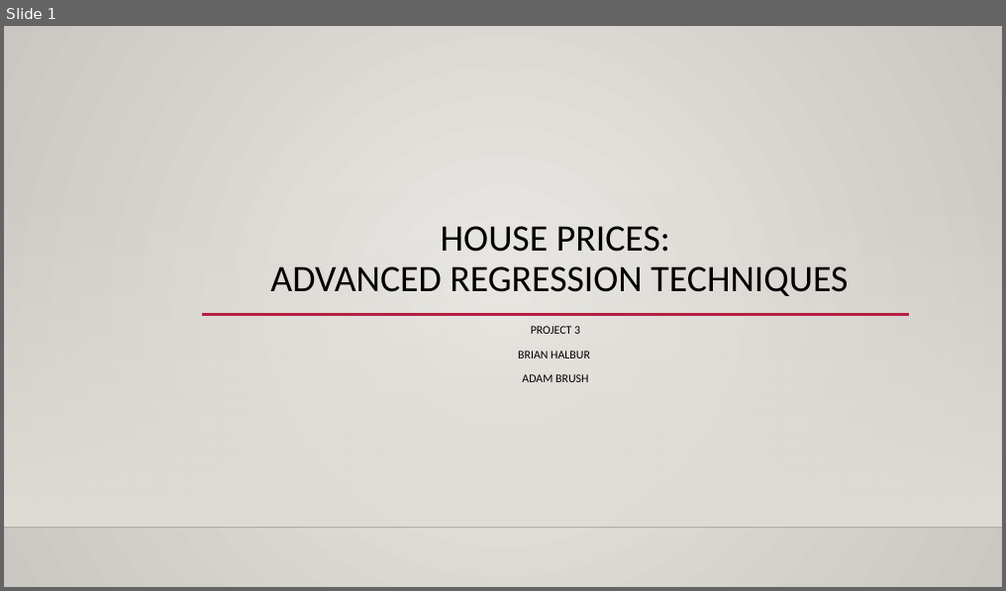
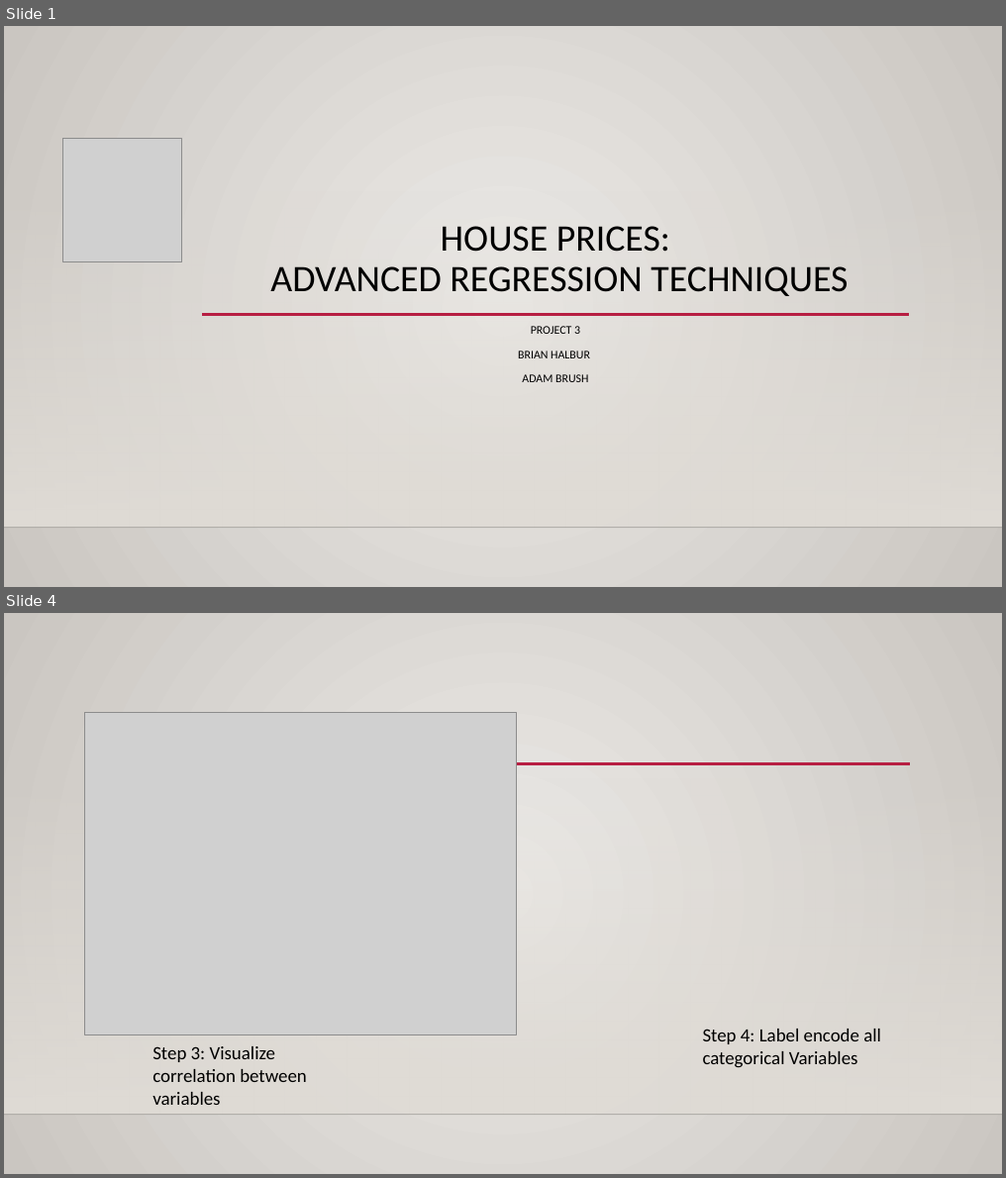
Before and after one commit to bhalbur/AmesData, a slide deck: powerpoint/project3_presentation.pptx. Shown one above the other, each under a label of ours: slide 1 before the commit, slides 1 and 4 after it; the slides between them are not shown. The pictures are 1006x591 and 1006x1178 pixels, drawn with LibreOffice and Linux fonts; fonts in the diff are those of the drawing; grey boxes stand for pictures; background and template pictures are left out. Boxes give left, top, right and bottom in pixels: in the first picture for what was removed or moved away, otherwise in the second. Text is boxed around its words. In the diff, an @@ line names an element or a change of style, - is before the commit and + after.

```diff
--- a/powerpoint/project3_presentation.pptx
+++ b/powerpoint/project3_presentation.pptx
@@ slide 4 added at bbox=[4, 613, 1002, 1174], background gradient #ECEAE7 to #CAC7C1; not listed: 2 template elements that a slide beside it also shows @@
@@ picture added at bbox=[84, 712, 515, 1035] @@
@@ line added from (123, 764) to (910, 764), #B71E42 2.5 pt @@
@@ text added at bbox=[152, 1047, 307, 1105], 18 pt, text #000000 @@
+Step 3: Visualize correlation between variables
@@ text added at bbox=[703, 1029, 881, 1068], 18 pt, text #000000 @@
+Step 4: Label encode all categorical Variables
@@ slide 1 changed as well @@
@@ picture added at bbox=[62, 138, 182, 263] @@
```
Also in this commit, not shown: 5 other slides added.
